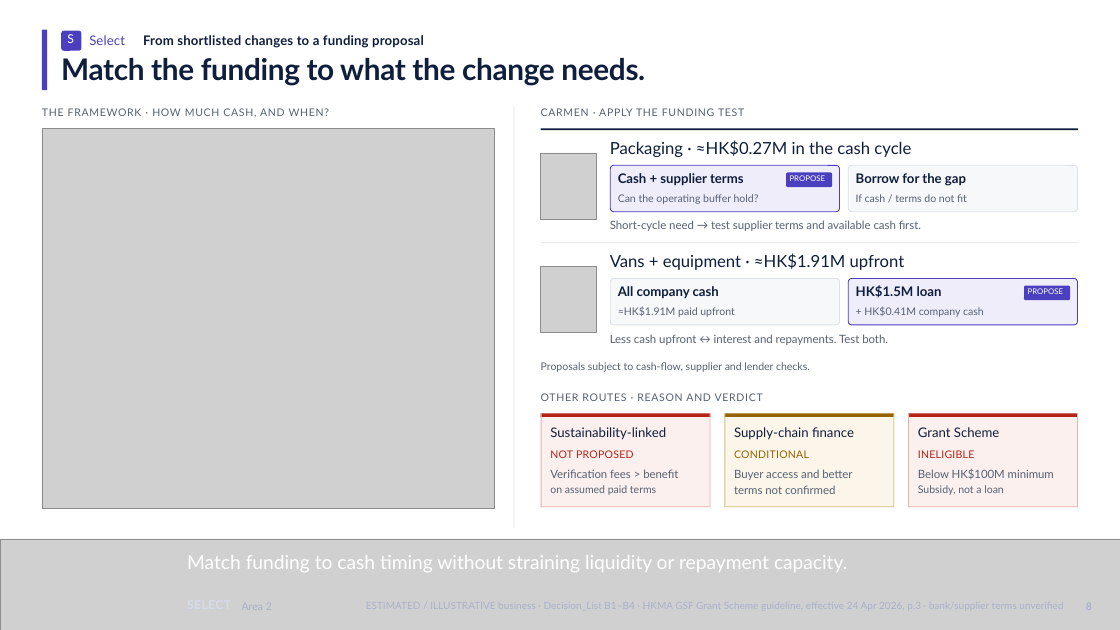
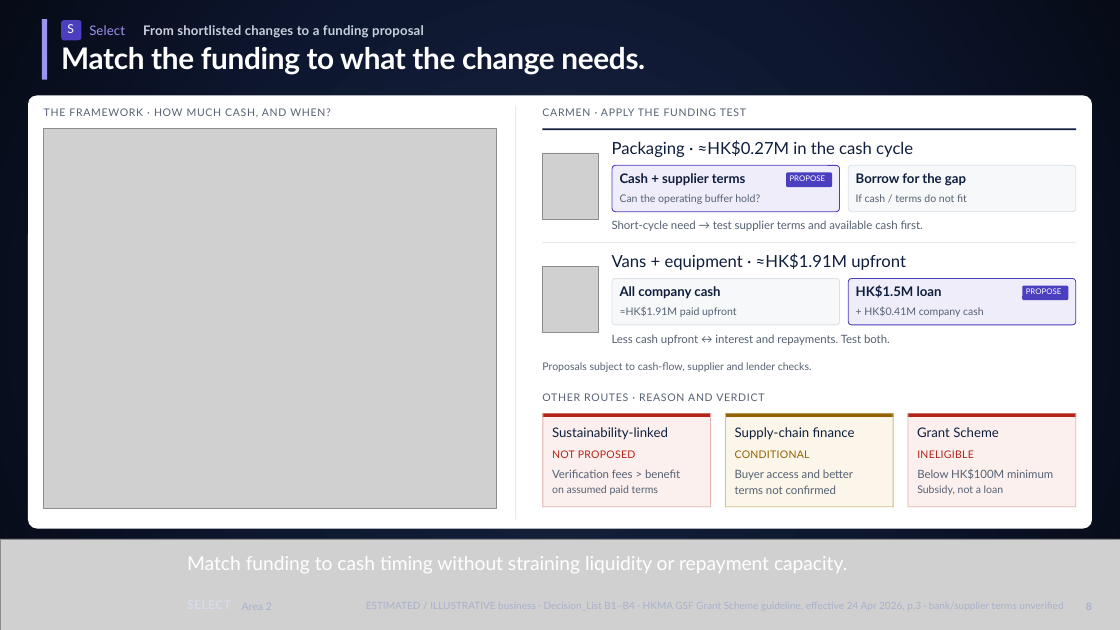
Before and after one commit to Peeradonn/finplan, a slide deck: slide 9 of Final/deck/Axis.pptx. Drawn at 1120x630 pixels with LibreOffice and Linux fonts; fonts in the diff are those of the drawing; grey boxes stand for pictures. Boxes give left, top, right and bottom in pixels: in the first picture for what was removed or moved away, otherwise in the second. Text is boxed around its words. In the diff, an @@ line names an element or a change of style, - is before the commit and + after.

```diff
--- a/Final/deck/Axis.pptx
+++ b/Final/deck/Axis.pptx
@@ background #FFFFFF to gradient #1C2846 to #0E1730 to #060B17 @@
@@ 4 texts, 1 rounded rectangle, 1 rectangle: place and size @@
-4 texts, 1 rounded rectangle, 1 rectangle at (42,29,645,90)
+4 texts, 1 rounded rectangle, 1 rectangle at (42,19,645,80)
@@ rectangle at (42,19,47,80): fill #4A3FBF to #9C95F0 @@
@@ text "Select" at (89,25,125,35): text colour #4A3FBF to #9C95F0 @@
@@ text "From shortlisted changes to a ..." at (143,25,424,38): text colour #0F1E3D to #C9D1DE @@
@@ text "Match the funding to what ..." at (61,47,645,75): text colour #0F1E3D to #FFFFFF @@
@@ rounded rectangle added at (28,96,1092,529), fill #FFFFFF @@
@@ rectangle: place and size @@
-rectangle at (513,106,514,528)
+rectangle at (516,106,517,520)
```
Also in this commit, not shown: 25 other slides changed, 11 other files.
